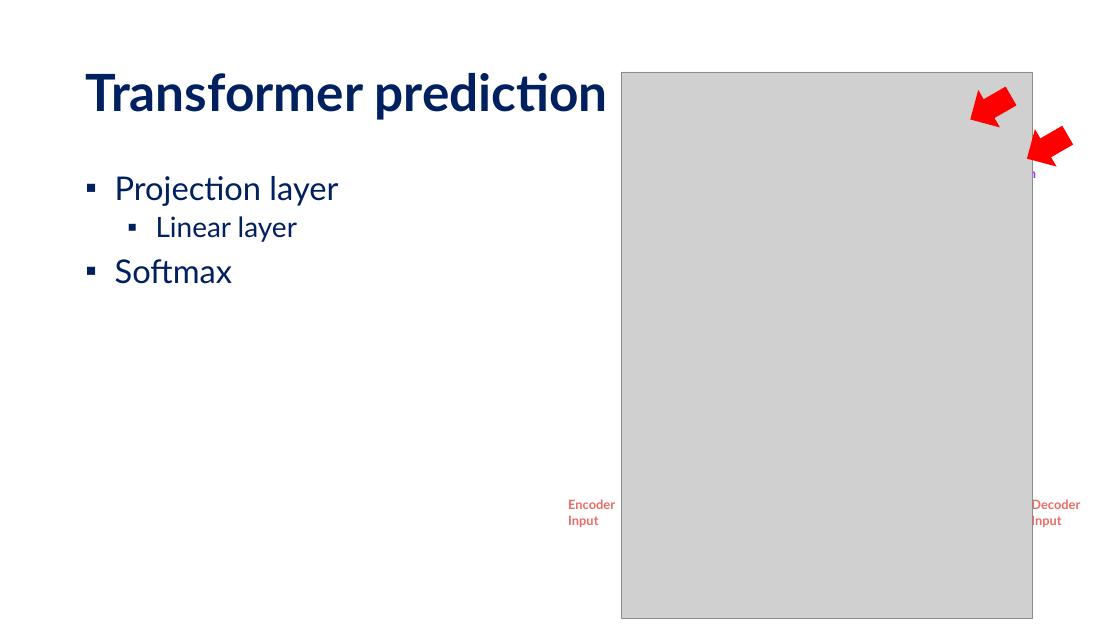
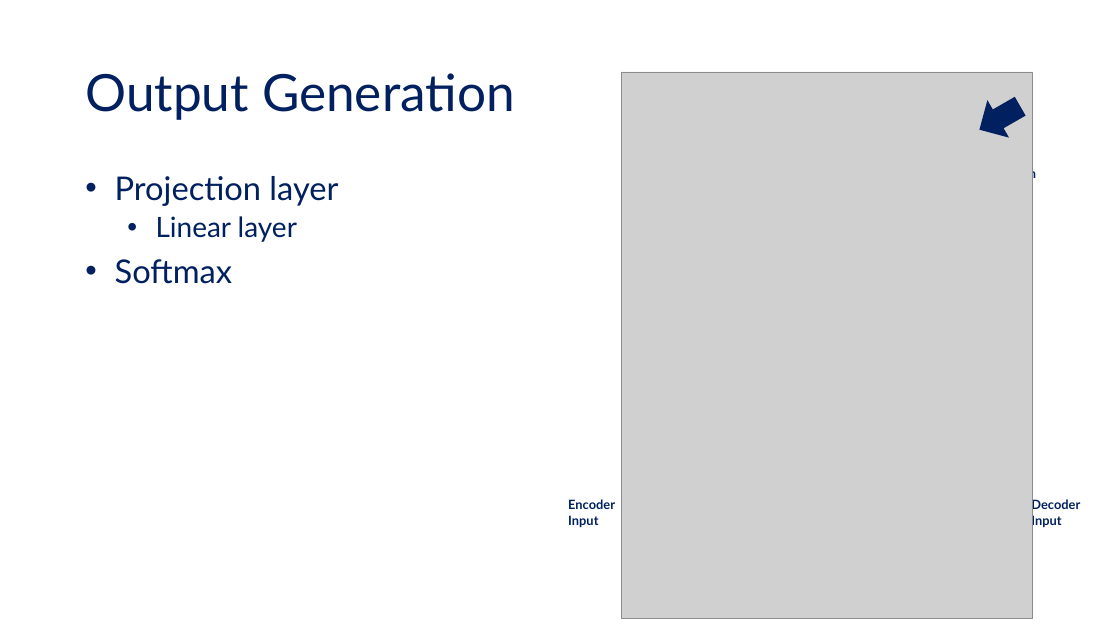
Before and after one commit to tanquangduong/transformer-pt, a slide deck: slide 85 of presentation/Transformer_Udemy/Udemy_P2_Introduction to Transformer.pptx (slide 67 before the commit). Drawn at 1120x630 pixels with LibreOffice and Linux fonts; fonts in the diff are those of the drawing; grey boxes stand for pictures. Boxes give left, top, right and bottom in pixels: in the first picture for what was removed or moved away, otherwise in the second. Text is boxed around its words. In the diff, an @@ line names an element or a change of style, - is before the commit and + after.

```diff
--- a/presentation/Transformer_Udemy/Udemy_P2_Introduction to Transformer.pptx
+++ b/presentation/Transformer_Udemy/Udemy_P2_Introduction to Transformer.pptx
@@ title at <box>85,73,515,120</box>: text changed; bold off @@
-Transformer prediction
+Output Generation
@@ right arrow: place and size @@
-right arrow at <box>959,77,1022,138</box>
+right arrow at <box>969,88,1031,149</box>
@@ right arrow at <box>969,88,1031,149</box>: fill #FF0000 to #002060 @@
@@ right arrow removed at <box>1016,116,1079,178</box> @@
@@ text "Projection layer" at <box>115,176,338,284</box>: bullet ▪ to • @@
@@ text "Projection" at <box>977,167,1036,181</box>: text colour #9933FF to #002060 @@
@@ text "Encoder Input" at <box>568,499,615,527</box>: text colour #EA6B66 to #002060 @@
@@ text "Decoder Input" at <box>1031,498,1080,528</box>: text colour #EA6B66 to #002060 @@
```
Also in this commit, not shown: 75 other slides changed, 25 slides added, 8 slides removed, 20 other files.
